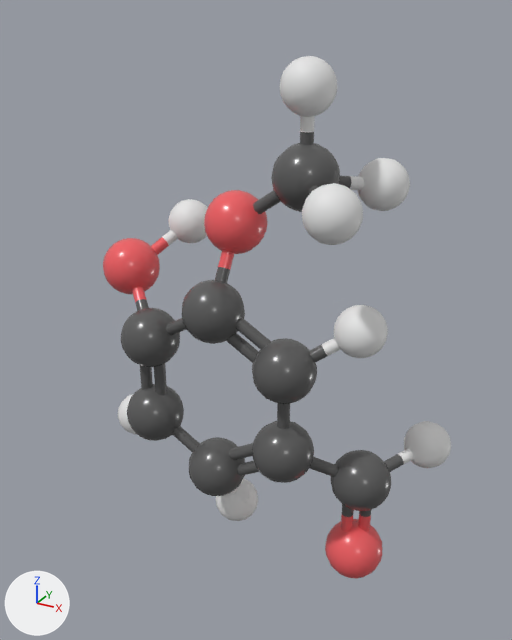
Renders of the FBX model Assets/Models/Molecules/09_Vainillina.fbx from each side of a commit.
Before and after are seen from a 50 mm camera at (11.01, -17.25, 14.47) aimed at (0.78, 1.36, 5.16). The axes (+X, +Y, +Z) are drawn at lower left. The lights are the same throughout.

Names of what the first picture shows: 'm_vainillina'.
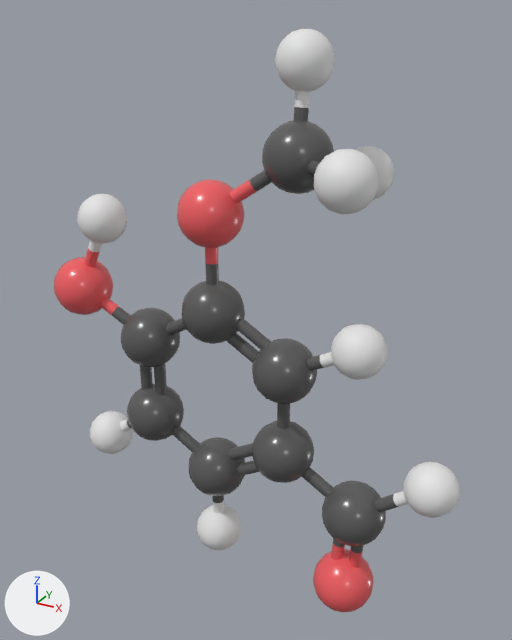
The change, as a diff of the scene's bpy script:
```diff
--- a/Assets/Models/Molecules/09_Vainillina.fbx.py
+++ b/Assets/Models/Molecules/09_Vainillina.fbx.py
@@ me_cylinder_117 @@
-me_cylinder_117.from_pydata(...)  # 4486 vertices, 4384 faces; spans x -5.3..7.0, y -1.3..4.5, z -3.7..13.3
+me_cylinder_117.from_pydata(...)  # 4486 vertices, 4384 faces; spans x -6.2..8.1, y -1.7..3.6, z -3.9..14.0
+# me_cylinder_117 part 1: the loose piece of 48 vertices spanning x -4.0..-2.8, y 0.2..1.2, z 4.6..5.8 is multiplied about its middle by the matrix ((0.09, 0.994, -0.059), (-0.693, 0.02, -0.721), (-0.716, 0.106, 0.69)), then moved by (-1.2, -0.7, 1.9)
+# me_cylinder_117 part 2: the loose piece of 178 vertices spanning x -5.3..-3.3, y 0.5..2.5, z 5.1..7.1 is multiplied about its middle by the matrix ((0.072, 0.795, -0.047), (-0.554, 0.016, -0.577), (-0.573, 0.085, 0.552)), then moved by (0.2, -1.5, 2.1), in mat_mat_hidrogeno (white #e7e7e7)
+# me_cylinder_117 part 3: the loose piece of 48 vertices spanning x 4.1..4.5, y 1.1..1.5, z -1.9..-0.5 is turned 154.3 degrees about the z axis through its middle, then moved by (0.8, -1.2, -0.2)
+# me_cylinder_117 part 4: the loose piece of 48 vertices spanning x 4.7..5.1, y 1.4..1.8, z -1.9..-0.5 is turned 154.3 degrees about the z axis through its middle, then moved by (-0.3, -1.6, -0.2)
+# me_cylinder_117 part 5: the loose piece of 48 vertices spanning x -0.2..0.2, y 0.2..1.2, z 6.3..7.7 is turned 30 degrees about the x axis through its middle, then moved by (0.0, -0.7, 0.4)
+# me_cylinder_117 part 6: the loose piece of 48 vertices spanning x 0.5..1.8, y 1.2..1.7, z 8.5..9.7 is multiplied about its middle by the matrix ((0.977, -0.212, -0.016), (0.212, 0.966, 0.148), (-0.016, -0.148, 0.989)), then moved by (0.2, -1.2, 0.8)
+# me_cylinder_117 part 7: the loose piece of 48 vertices spanning x 5.1..6.1, y 2.0..3.4, z 0.2..0.9 is multiplied about its middle by the matrix ((0.904, 0.417, -0.092), (-0.273, 0.398, -0.876), (-0.328, 0.817, 0.474)), then moved by (0.7, -2.6, 0.4)
+# me_cylinder_117 part 8: the loose piece of 178 vertices spanning x 5.4..7.0, y 2.9..4.5, z 0.0..1.5 is multiplied about its middle by the matrix ((0.904, 0.417, -0.092), (-0.273, 0.398, -0.876), (-0.328, 0.817, 0.474)), then moved by (1.1, -3.6, 0.9)
+# me_cylinder_117 part 9: the loose piece of 48 vertices spanning x -4.2..-3.2, y 2.1..3.4, z 6.2..7.3 is multiplied about its middle by the matrix ((0.703, 0.2, 0.683), (0.183, -0.978, 0.099), (0.688, 0.055, -0.724)), then moved by (7.3, -3.0, 3.8)
+# me_cylinder_117 part 10: the loose piece of 48 vertices spanning x 0.4..1.9, y -0.2..0.2, z 4.3..5.3 is copied, and the copy is scaled about its middle by (1.02, 0.891, 0.915), then moved by (-5.1, 0.0, 0.2); it spans x -4.6..-3.2, y -0.2..0.2, z 4.5..5.5
+# me_cylinder_117 part 11: the loose piece of 178 vertices spanning x -4.0..-2.4, y 2.8..4.4, z 6.6..8.2 is multiplied about its middle by the matrix ((-0.394, -1.181, -0.11), (1.1, -0.321, -0.499), (0.443, -0.254, 1.141)), then moved by (-2.0, -3.7, -1.7), in mat_mat_oxigeno (red #f15f63)
+# me_cylinder_117 part 12: 6 vertices moved within x 1.8..4.0, y -0.4..2.5, z 9.5..12.7; 1021 vertices removed from x -1.0..4.9, y -1.3..4.2, z 7.3..13.3; 925 vertices added at x -1.0..5.4, y -1.7..3.6, z 7.9..14.0
+# me_cylinder_117 part 13: 46 vertices moved from x 2.9..5.0, y 0.2..1.2, z -3.4..1.3 to x 3.0..5.0, y -0.2..0.9, z -3.4..1.2; 354 vertices removed from x 3.6..5.7, y 0.5..2.5, z -3.7..1.1; 354 vertices added at x 3.8..6.0, y -1.0..1.1, z -3.9..1.0
+# me_cylinder_117 part 14: 47 vertices moved from x -0.6..0.3, y -0.2..1.2, z -2.7..0.4 to x -0.6..0.3, y -0.2..0.8, z -2.6..0.4; 179 vertices removed from x -0.8..0.8, y -0.2..2.1, z -3.1..0.3; 179 vertices added at x -0.8..0.8, y -0.8..0.8, z -3.4..0.4
+# me_cylinder_117 part 15: 48 vertices moved from x -4.8..-2.9, y 0.2..1.2, z -0.3..1.3 to x -4.8..-3.0, y -0.2..0.8, z -0.3..1.2; 175 vertices removed from x -5.2..-3.6, y 0.5..2.1, z -0.6..1.0; 175 vertices added at x -5.4..-3.8, y -0.8..0.8, z -0.8..0.8
+# me_cylinder_117 part 16: 4 vertices moved from x 3.6..4.2, y 0.4..0.8, z 5.0..5.5 to x 3.7..4.4, y 0.1..0.2, z 4.9..5.5; 213 vertices removed from x 2.9..5.3, y 0.1..1.9, z 4.5..6.4; 213 vertices added at x 3.0..5.6, y -0.7..0.9, z 4.5..6.3
 me_cylinder_117.materials.append(mat_mat_carbono)
```

Location of each change, (x1, y1, x2, y2) in pixels of the pictures (512 x 640 px; the box of a moved part takes in the faces that stretch with it):
'm_vainillina', reshaped (17% wider, 12% taller)
    before: (103, 56, 451, 579)
    after: (54, 29, 460, 613)
part 1 of me_cylinder_117, moved or reshaped
    before: (132, 286, 149, 311)
    after: (84, 240, 102, 267)
part 2 of me_cylinder_117, moved or reshaped
    before: (103, 238, 160, 294)
    after: (77, 194, 127, 243)
part 3 of me_cylinder_117, moved or reshaped
    before: (341, 504, 354, 531)
    after: (349, 545, 364, 568)
part 4 of me_cylinder_117, moved or reshaped
    before: (358, 510, 371, 531)
    after: (331, 538, 345, 560)
part 5 of me_cylinder_117, moved or reshaped
    before: (215, 250, 234, 283)
    after: (205, 247, 219, 285)
part 6 of me_cylinder_117, moved or reshaped
    before: (253, 190, 281, 214)
    after: (230, 171, 272, 204)
part 7 of me_cylinder_117, moved or reshaped
    before: (384, 449, 414, 472)
    after: (375, 491, 408, 512)
part 8 of me_cylinder_117, moved or reshaped
    before: (404, 421, 451, 468)
    after: (403, 461, 460, 518)
part 9 of me_cylinder_117, moved or reshaped
    before: (151, 230, 178, 255)
    after: (307, 160, 320, 176)
part 10 of me_cylinder_117, added
    after: (101, 298, 131, 325)
part 11 of me_cylinder_117, moved or reshaped
    before: (168, 199, 208, 243)
    after: (54, 257, 113, 315)
part 12 of me_cylinder_117, moved or reshaped
    before: (204, 56, 410, 254)
    after: (177, 29, 395, 248)
part 13 of me_cylinder_117, moved or reshaped
    before: (325, 450, 391, 579)
    after: (313, 481, 386, 613)
part 14 of me_cylinder_117, moved or reshaped
    before: (184, 440, 258, 521)
    after: (184, 440, 241, 550)
part 15 of me_cylinder_117, moved or reshaped
    before: (118, 394, 136, 434)
    after: (90, 411, 133, 454)
part 16 of me_cylinder_117, moved or reshaped
    before: (309, 305, 388, 362)
    after: (307, 324, 388, 380)
